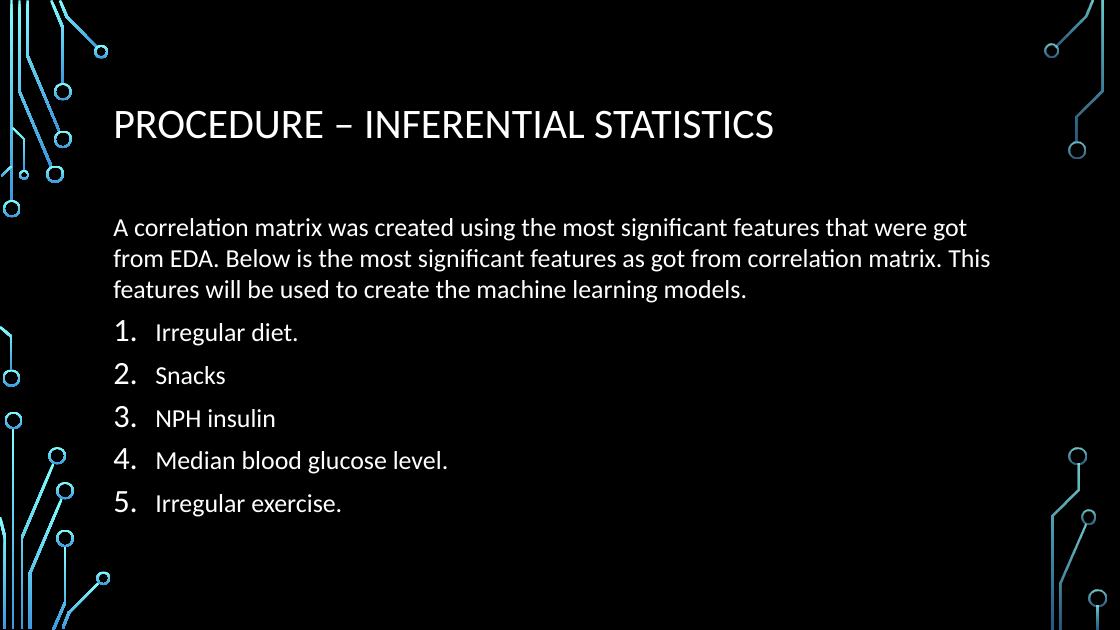
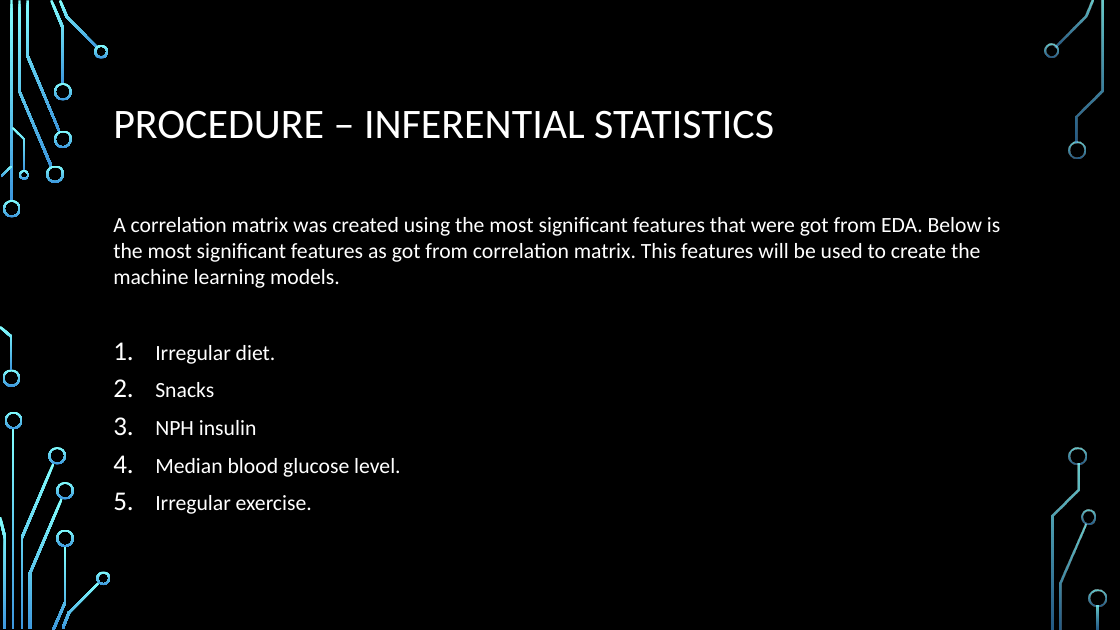
Before and after one commit to johngunaseelan/Hypoglycemia-Detection, a slide deck: slide 8 of Docs/Hypoglycemia Prediction.pptx. Drawn at 1120x630 pixels with LibreOffice and Linux fonts; fonts in the diff are those of the drawing; background and template pictures are left out. Boxes give left, top, right and bottom in pixels: in the first picture for what was removed or moved away, otherwise in the second. Text is boxed around its words. In the diff, an @@ line names an element or a change of style, - is before the commit and + after.

```diff
--- a/Docs/Hypoglycemia Prediction.pptx
+++ b/Docs/Hypoglycemia Prediction.pptx
@@ text "A correlation matrix was created ..." at [113, 217, 1000, 514]: size 22.2 to 18.6 pt @@
```
Also in this commit, not shown: 3 other slides changed, 1 slide added, 2 other files.
